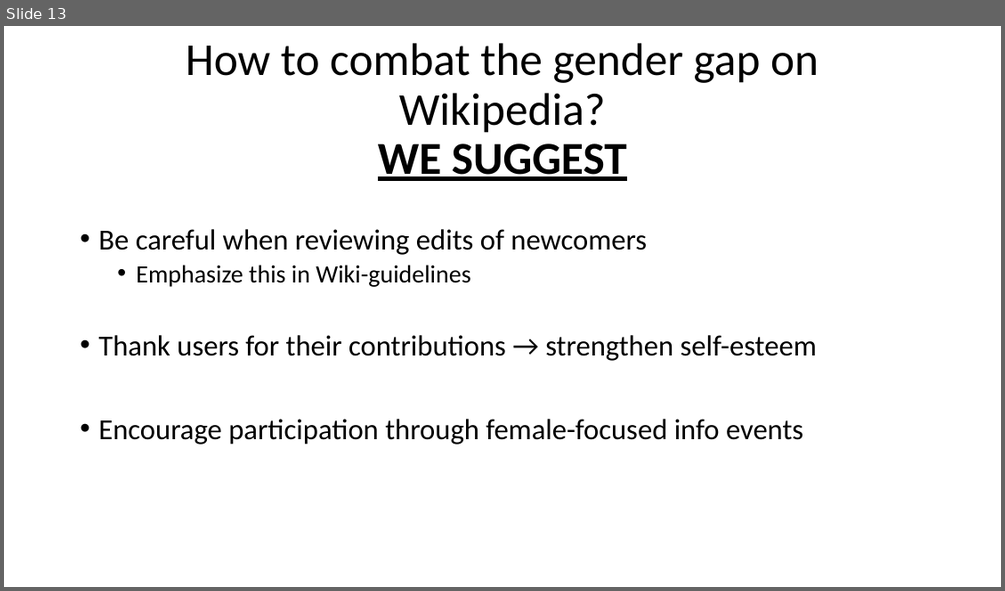
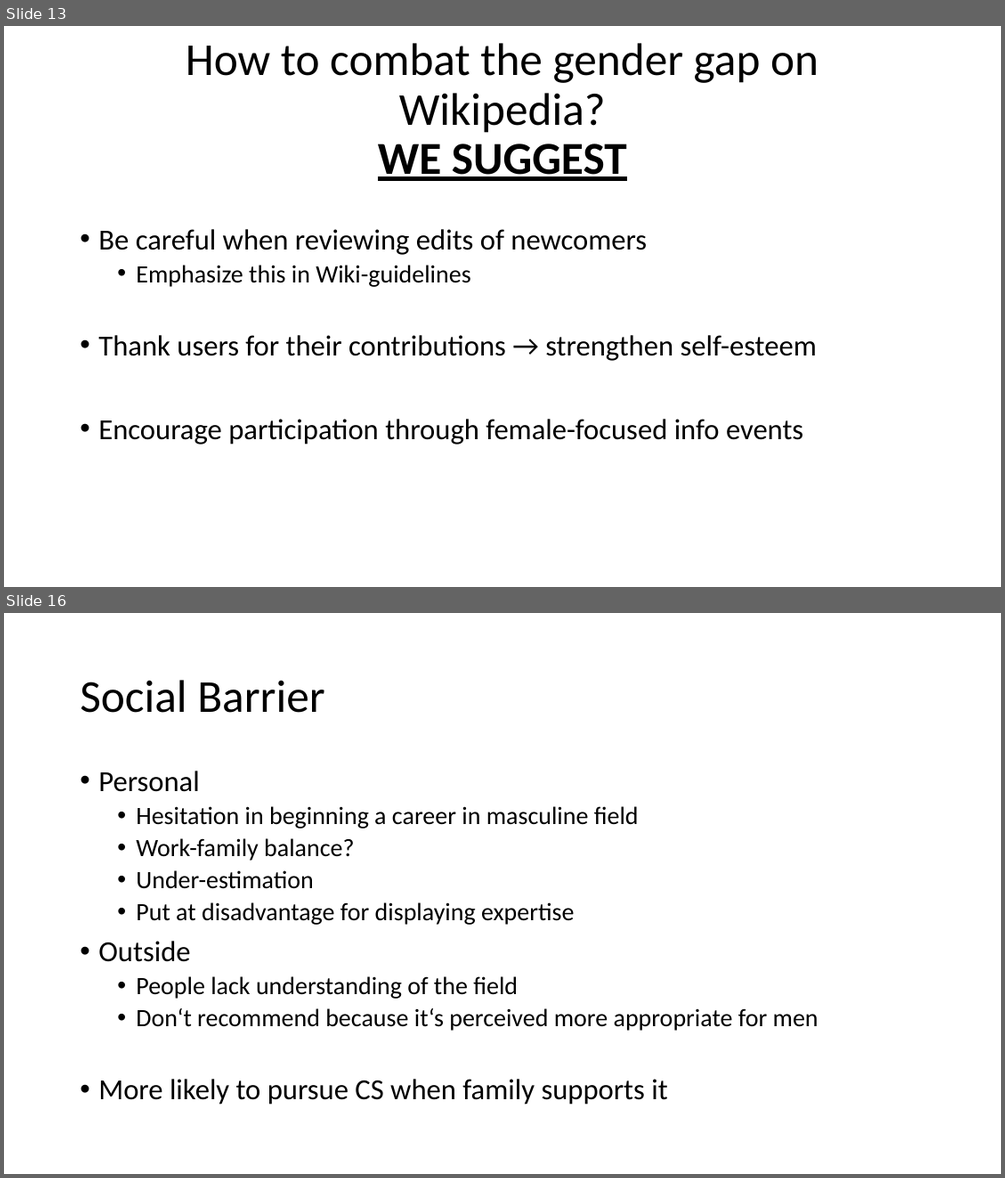
Before and after one commit to EvaJobst/FOT-Paper, a slide deck: Paper - Presentation.pptx. Shown one above the other, each under a label of ours: slide 13 before the commit, slides 13 and 16 after it; the slides between them are not shown. The pictures are 1005x591 and 1005x1178 pixels, drawn with LibreOffice and Linux fonts; fonts in the diff are those of the drawing. Boxes give left, top, right and bottom in pixels: in the first picture for what was removed or moved away, otherwise in the second. Text is boxed around its words. In the diff, an @@ line names an element or a change of style, - is before the commit and + after.

```diff
--- a/Paper - Presentation.pptx
+++ b/Paper - Presentation.pptx
@@ slide 16 added at (x1=4, y1=613, x2=1001, y2=1174), background #FFFFFF @@
@@ title added at (x1=80, y1=680, x2=324, y2=713), 44 pt, text #000000 @@
+Social Barrier
@@ text added at (x1=98, y1=771, x2=818, y2=1104), 24 pt, text #000000 @@
+• Personal
+  • Hesitation in beginning a career in masculine field
+  • Work-family balance?
+  • Under-estimation
+  • Put at disadvantage for displaying expertise
+• Outside
+  • People lack understanding of the field
+  • Don‘t recommend because it‘s perceived more appropriate for men
+• More likely to pursue CS when family supports it
```
Also in this commit, not shown: 1 slide changed, 5 other slides added, 1 other file.
